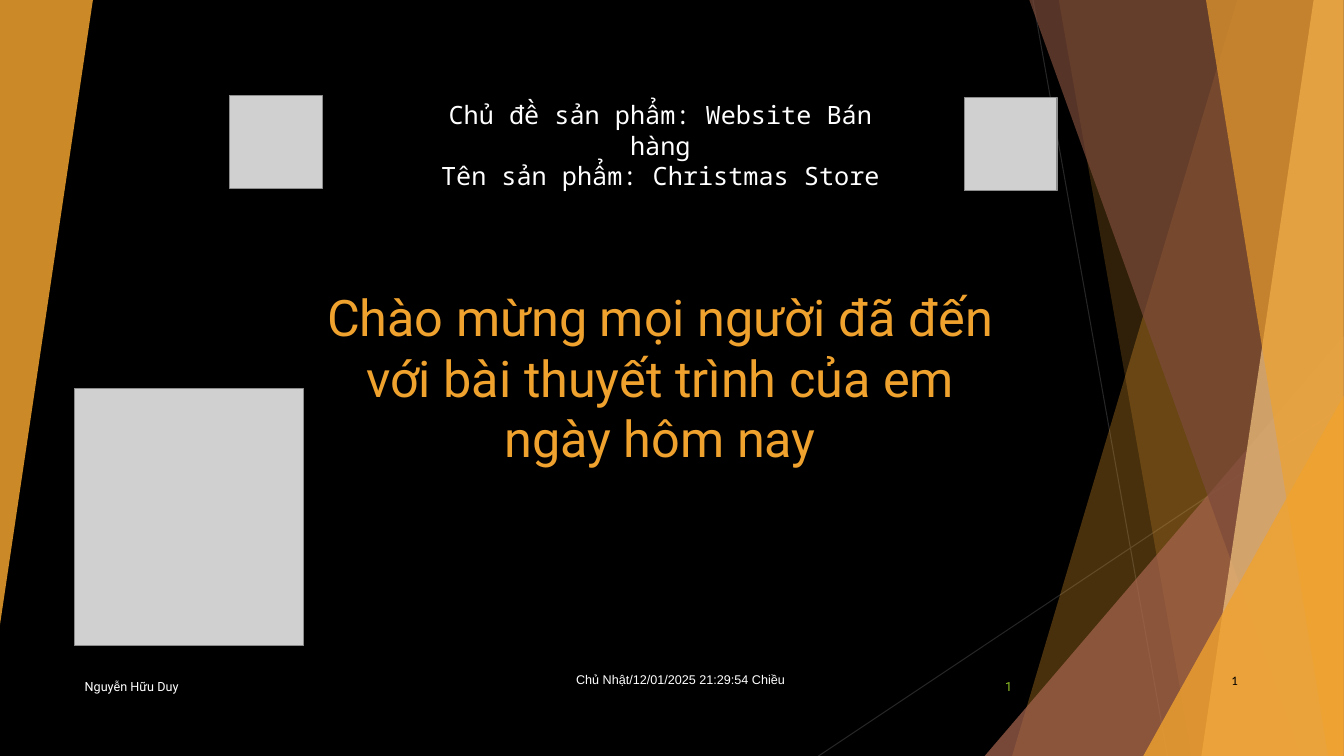
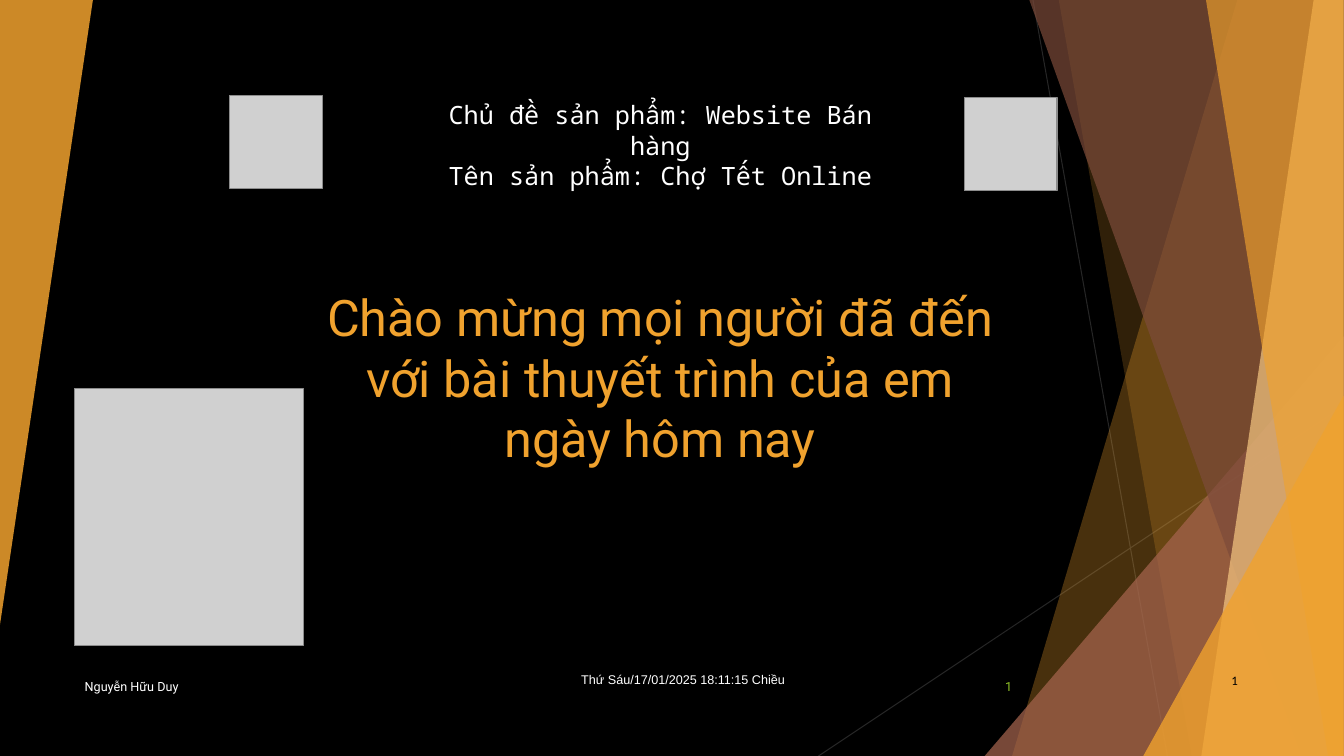
Before and after one commit to NguyenHuuDuy2011/SPCK_NguyenHuuDuy, a slide deck: slide 1 of SPCK_JSA07_Duy.pptx. Drawn at 1344x756 pixels with LibreOffice and Linux fonts; fonts in the diff are those of the drawing; grey boxes stand for pictures. Boxes give left, top, right and bottom in pixels: in the first picture for what was removed or moved away, otherwise in the second. Text is boxed around its words. In the diff, an @@ line names an element or a change of style, - is before the commit and + after.

```diff
--- a/SPCK_JSA07_Duy.pptx
+++ b/SPCK_JSA07_Duy.pptx
@@ text at [449, 162, 872, 191]: text changed @@
-Tên sản phẩm: Christmas Store
+Tên sản phẩm: Chợ Tết Online
@@ text at [581, 674, 785, 684]: text changed @@
-Chủ Nhật/12/01/2025 21:29:54 Chiều
+Thứ Sáu/17/01/2025 18:11:15 Chiều
```
Also in this commit, not shown: 13 other slides changed, 3 other files.
